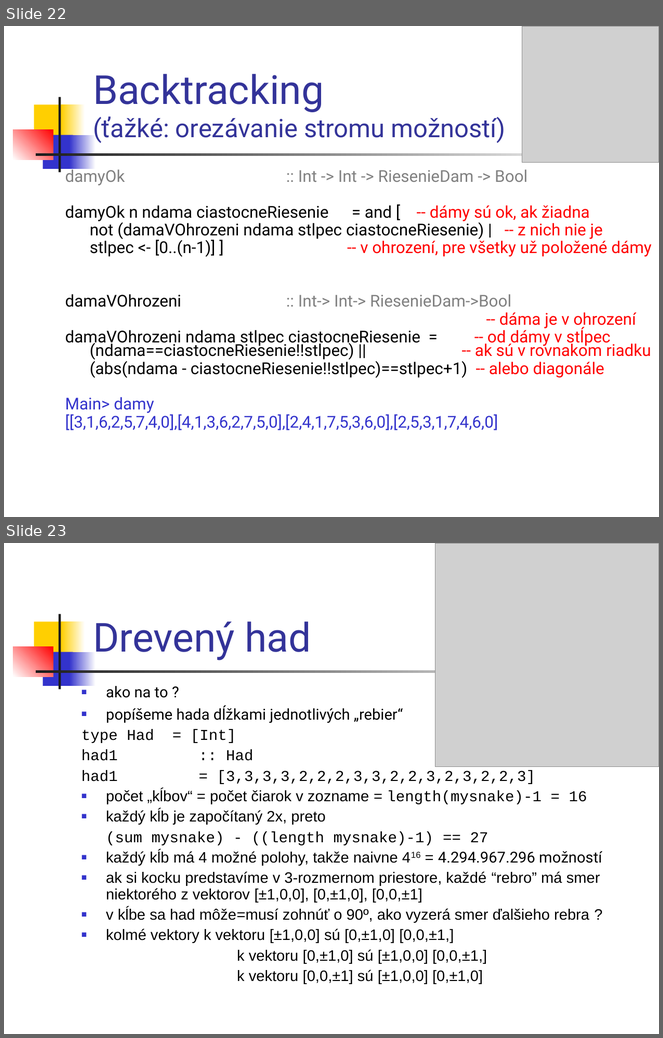
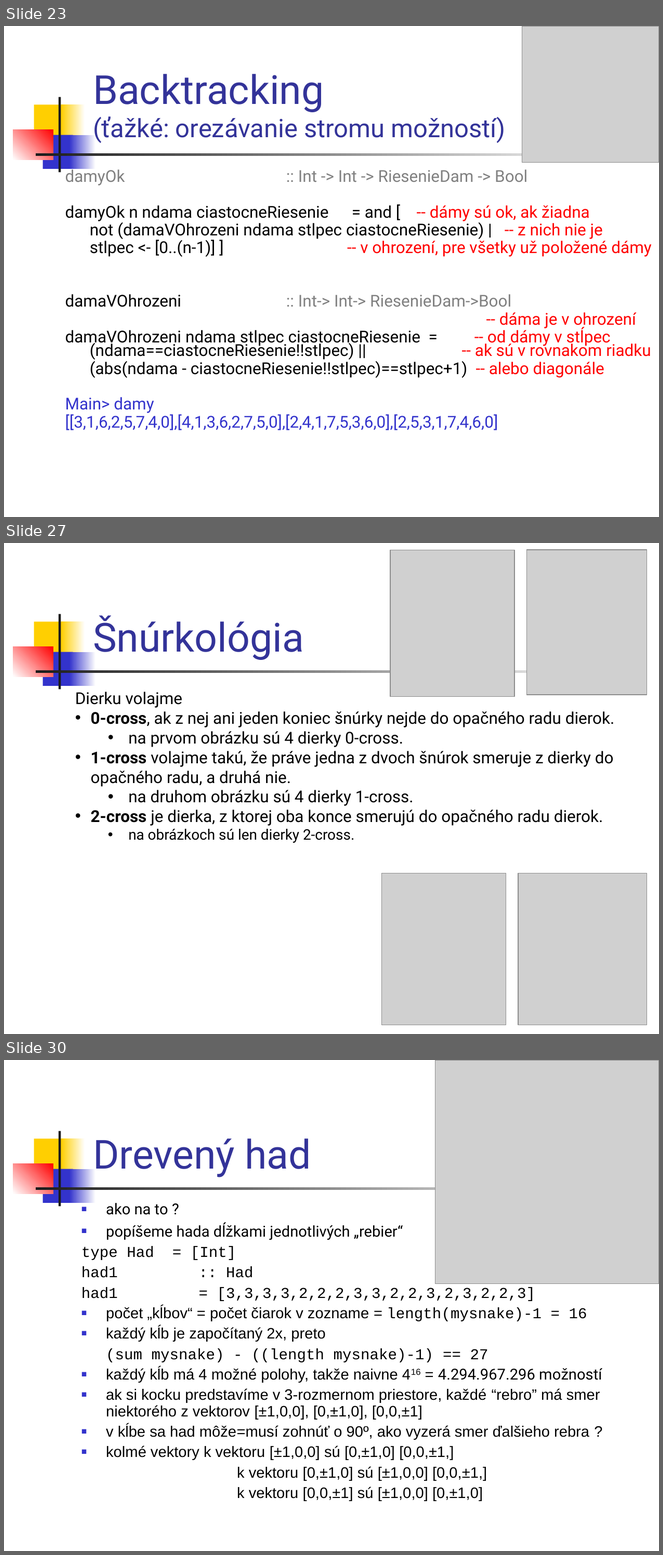
Before and after one commit to paradigmy/Prednasky, a slide deck: 08/funkcionalne3.ppt. Shown one above the other, each under a label of ours: slides 22 and 23 before the commit, slides 23, 27 and 30 after it; the slides between them are not shown. The pictures are 663x1038 and 663x1555 pixels, drawn with LibreOffice and Linux fonts; fonts in the diff are those of the drawing; grey boxes stand for pictures. Boxes give left, top, right and bottom in pixels: in the first picture for what was removed or moved away, otherwise in the second. Text is boxed around its words. In the diff, an @@ line names an element or a change of style, - is before the commit and + after.

```diff
--- a/08/funkcionalne3.ppt
+++ b/08/funkcionalne3.ppt
@@ slide 27 added at (4, 543, 659, 1034), background #FFFFFF; not listed: 7 template elements that a slide beside it also shows @@
@@ picture added at (390, 550, 515, 696) @@
@@ picture added at (527, 550, 647, 694) @@
@@ title added at (93, 615, 304, 660), 44 pt, text #333399 @@
+Šnúrkológia
@@ text added at (75, 692, 615, 843), 18 pt, text #000000 @@
+Dierku volajme
+• 0-cross, ak z nej ani jeden koniec šnúrky nejde do opačného radu dierok.
+  • na prvom obrázku sú 4 dierky 0-cross.
+• 1-cross volajme takú, že práve jedna z dvoch šnúrok smeruje z dierky do opačného radu, a druhá nie.
+  • na druhom obrázku sú 4 dierky 1-cross.
+• 2-cross je dierka, z ktorej oba konce smerujú do opačného radu dierok.
+  • na obrázkoch sú len dierky 2-cross.
@@ picture added at (382, 873, 506, 1025) @@
@@ picture added at (518, 873, 647, 1025) @@
@@ what was slide 22 is now slide 23 @@
@@ what was slide 23 is now slide 30 @@
```
Also in this commit, not shown: 3 slides changed, 7 other slides added, 1 other file.
